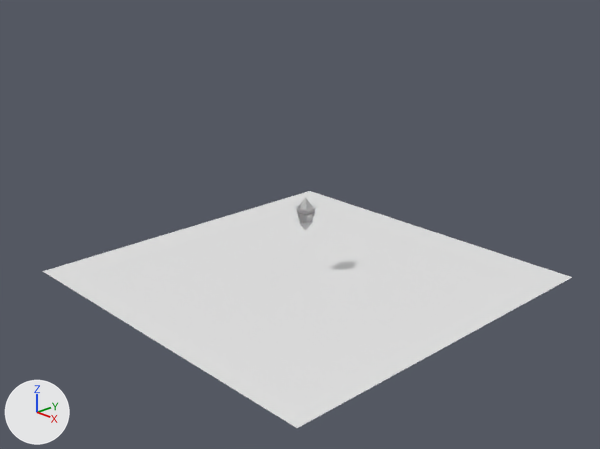
One commit to the Blender file game assets.blend: the scene before it, then after it.
One viewpoint serves both versions: a 50 mm camera at (8.64, -7.64, 4.87) aimed at (0.27, 0.28, 0.53). Arrows for +X, +Y and +Z are at lower left; the lights stay in place.
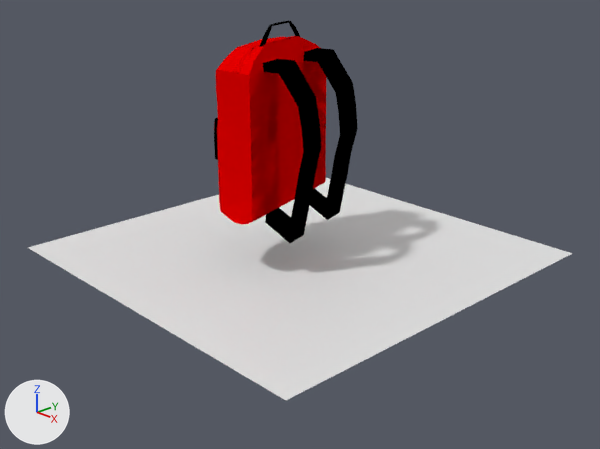
Commit message: added missing files

Pixel boxes [x1, y1, x2, y2] of what changed, in the pictures (600 x 449 px):
'Plane', moved: before [43, 191, 572, 428]; after [28, 178, 572, 400]
'bag', added: after [214, 21, 358, 243]
    faces in mat_bag (red #e70000): [214, 36, 326, 224]
    faces in mat_black (black #000000): [214, 21, 358, 243]
'Cone', hidden: before [295, 205, 316, 231]
'Cone.001', hidden: before [298, 197, 313, 210]

Diff of the bpy script that builds the scene:
```diff
--- a/game assets.blend.py
+++ b/game assets.blend.py
@@ mat_bag @@
+mat_bag = diffuse_material('bag')
+mat_bag.base_color = (0.8, 0.0, 0.0)  # red #e70000
@@ mat_black @@
+mat_black = diffuse_material('black')
+mat_black.base_color = (0.0, 0.0, 0.0)  # black #000000
@@ mat_metal @@
+mat_metal = diffuse_material('metal')
+mat_metal.base_color = (0.8, 0.76, 0.0000499)  # yellow #e7e200
@@ me_cube_005 @@
+me_cube_005.from_pydata(...)  # 893 vertices, 594 faces; spans x -1.06..1.06, y -3.24..2.07, z -1.42..1.48
+# faces by material slot: [312, 92, 190]
+me_cube_005.materials.append(mat_bag)  # red #e70000
+me_cube_005.materials.append(mat_metal)  # yellow #e7e200
+me_cube_005.materials.append(mat_black)  # black #000000
@@ ob_cone_001 @@
 _m = ob_cone_001.modifiers.new('Mirror', 'MIRROR')
+ob_cone_001.hide_set(True)  # its collection is switched off
@@ ob_cone @@
 _m = ob_cone.modifiers.new('Mirror', 'MIRROR')
+ob_cone.hide_set(True)  # its collection is switched off
@@ ob_plane @@
 ob_plane = bpy.data.objects.new('Plane', me_plane_001)
-ob_plane.location = (-0.01, 0.66, -0.48)
+ob_plane.location = (0.07, 0.43, 0.01)
 ob_plane.scale = (2.94, 2.94, 2.94)
@@ ob_bag @@
+ob_bag = bpy.data.objects.new('bag', me_cube_005)
+ob_bag.location = (-0.16, 0.15, 1.96)
+ob_bag.rotation_euler = (0.0, 0.0, 1.853)  # degrees (0, 0, 106)
+ob_bag.scale = (1.0, 0.307, 1.0)
```
